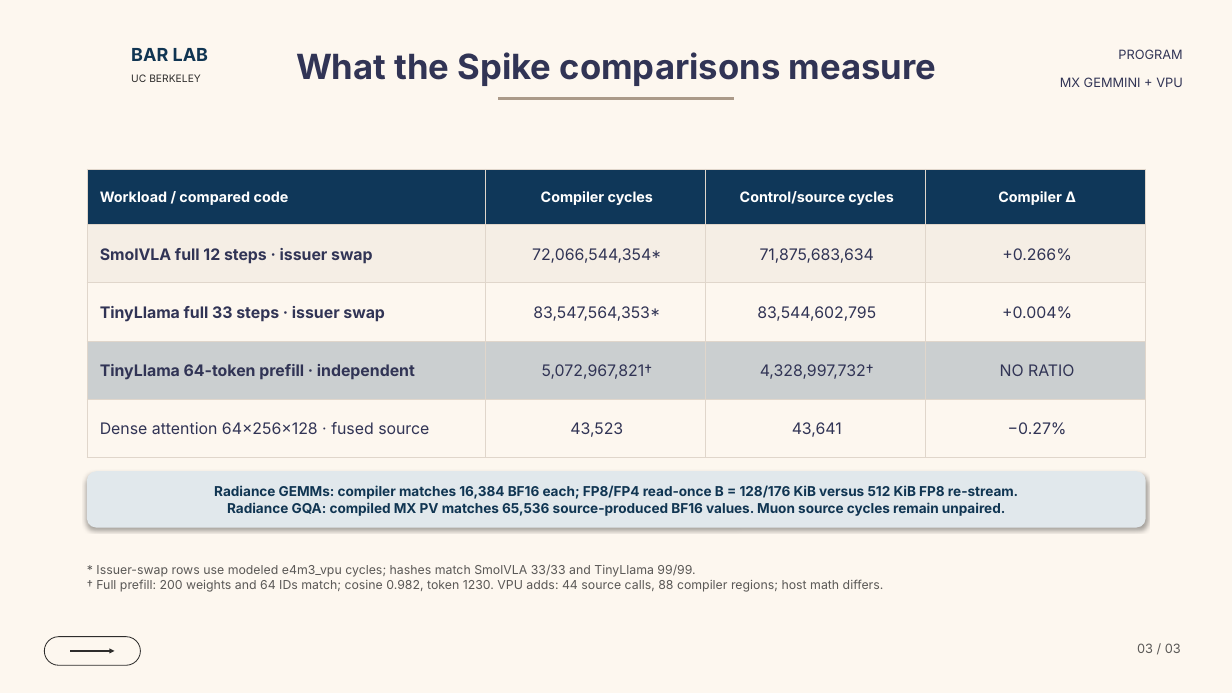
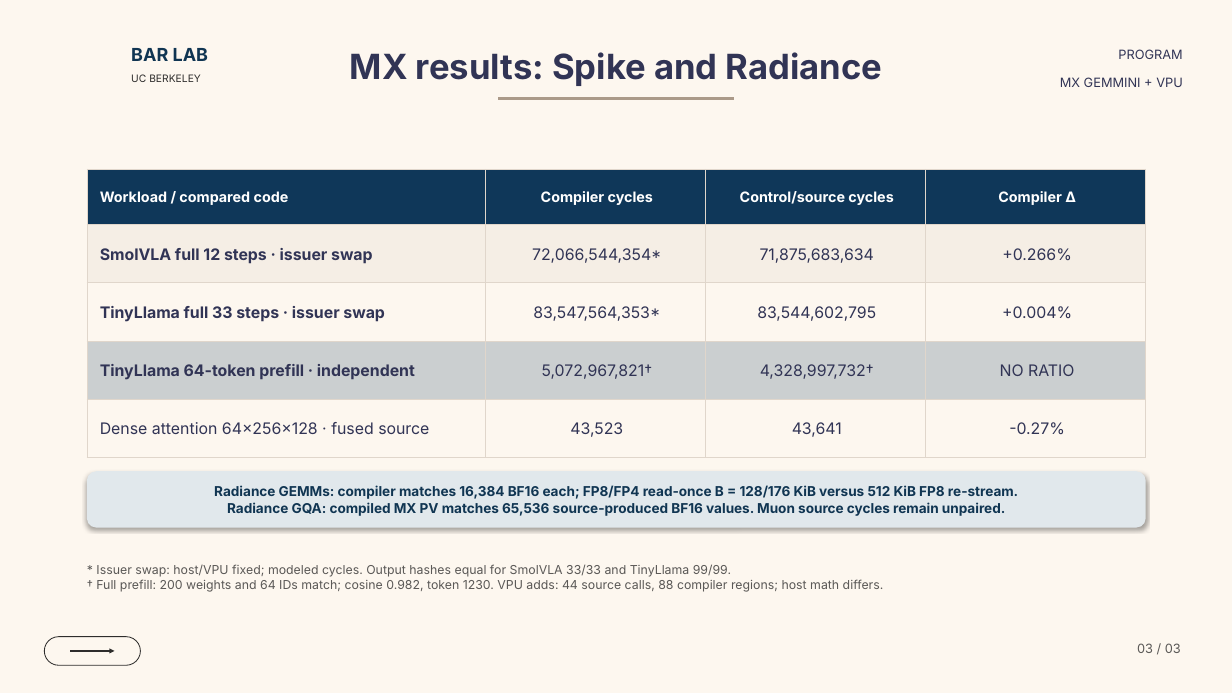
Before and after one commit to ucb-bar/mx-gemmini-mlir, a slide deck: slide 3 of docs/presentations/mx_gemmini_dialect_overview.pptx. Drawn at 1232x693 pixels with LibreOffice and Linux fonts; fonts in the diff are those of the drawing; background and template pictures are left out. Boxes give left, top, right and bottom in pixels: in the first picture for what was removed or moved away, otherwise in the second. Text is boxed around its words. In the diff, an @@ line names an element or a change of style, - is before the commit and + after.

Commit message:
Prepare source-bound 128-token prefill comparison

```diff
--- a/docs/presentations/mx_gemmini_dialect_overview.pptx
+++ b/docs/presentations/mx_gemmini_dialect_overview.pptx
@@ text at [350, 52, 883, 86]: text changed @@
-What the Spike comparisons measure
+MX results: Spike and Radiance
@@ table at [87, 169, 1146, 457] @@
-row 5, column 4: −0.27%
+row 5, column 4: -0.27%
@@ text at [96, 564, 731, 577]: text changed @@
-* Issuer-swap rows use modeled e4m3_vpu cycles; hashes match SmolVLA 33/33 and TinyLlama 99/99.
+* Issuer swap: host/VPU fixed; modeled cycles. Output hashes equal for SmolVLA 33/33 and TinyLlama 99/99.
```
Also in this commit, not shown: 16 other files.
